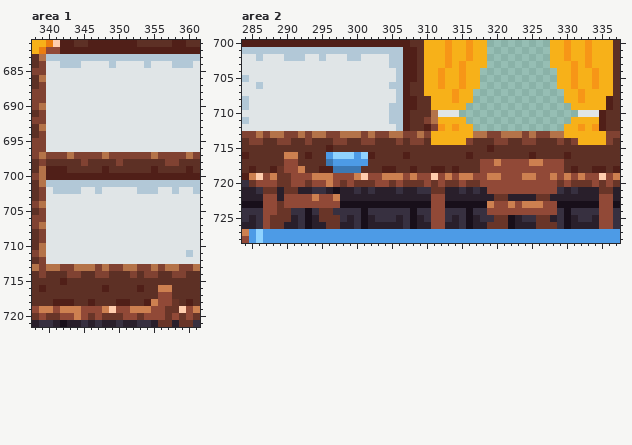
One commit to this pixel-art file: Origins/Assets/Levels/Harbor_house/Rooms/Creator_house_rooms.aseprite. Above: the version before the commit.
932x955 pixels, 1 frame. Colours within 5 levels of each other are drawn and written as one. Shown: area 1: x 338..361, y 681..721; area 2: x 284..337, y 700..728.
After the commit:
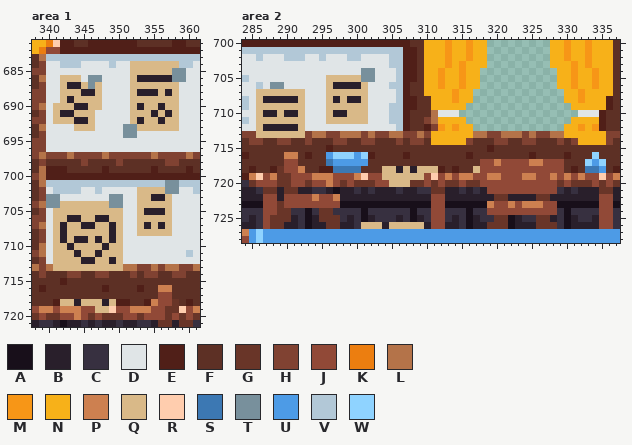
Palette (. is transparent): A #180f1a  B #291f2b  C #373040  D #e0e5e7  E #501f18  F #5d3025  G #693528  H #804232  J #914937  K #ec7e10  L #b47349  M #f79617  N #f7b119  P #cd8050  Q #d9b988  R #ffcdae  S #3c78b3  T #78909c  U #4d9be6  V #b2c8d7  W #8fd3ff
The edit:
Changed rows in their new state; - is an unchanged pixel.
Area 1, layer "Furniture/Furniture":
first column x 341:
684 -----------QQQQQQQ-
685 -----------QQQQQQTT
686 -QQQ-TT----QBBBBBTT
687 -QBBQTQ----QQQQQQQ-
688 -QQQBBQ----QBBBQBQ-
689 -QBQQQQ----QQQQQQQ-
690 QQQBBQQ----QBQQBQQ-
691 QBBQQQ-----QQQBQBQ-
692 QQQBBQ-----QBQQBQQ-
693 ---QQQ----TTQQQQQQ-
694 ----------TT-------
first column x 340:
701 -----------------TT
702 -------------QQQQTT
703 TT-------TT--QQBBQ-
704 TTQQQQQQQTT--QQQQQ-
705 -QQQQQQQQQQ--QBBBQ-
706 -QQBBQQBBQQ--QQQQQ-
707 -QBQQBBQQBQ--QBQBQ-
708 -QBQQQQQQBQ--QQQQQ-
709 -QBQBBQBQBQ--------
710 -QQBQQQQBQQ--------
711 -QQQBQQBQQQ--------
712 -QQQQBBQQBQ--------
713 -QQQQQQQQQQ--------
first column x 342:
718 QQBQQQBQ
719 -----QQ-
Area 2, layer "Furniture/Furniture":
first column x 286:
704 ---------------TT---------------------------------
705 ----------QQQQQTT---------------------------------
706 --TT------QBBBBQ----------------------------------
707 QQQQQQQ---QQQQQQ----------------------------------
708 QBBBBBQ---QBQBBQ----------------------------------
709 QQQQQQQ---QQQQQQ----------------------------------
710 QBBQBBQ---QBBQQQ----------------------------------
711 QQQQQQQ---QQQQQQ----------------------------------
712 QBBBBBQ-------------------------------------------
713 QQQQQQQ-------------------------------------------
716 ------------------------------------------------W-
717 -----------------------------------------------WUW
718 ------------------QQBQBQQQ-----Q---------------SSU
719 ------------------QQQQQQ--------------------------
720 -------------------QQQ----------------------------
first column x 301:
726 QQQ-QQQQQ
